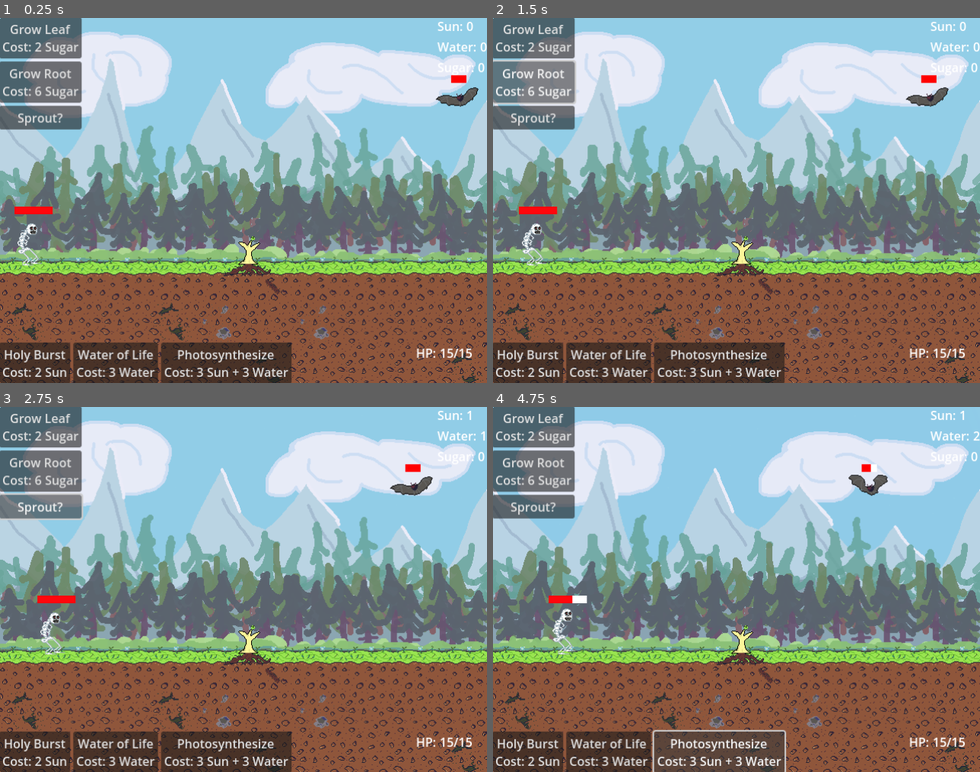
Above: before the commit, frames 1-4 (two rows, left to right).
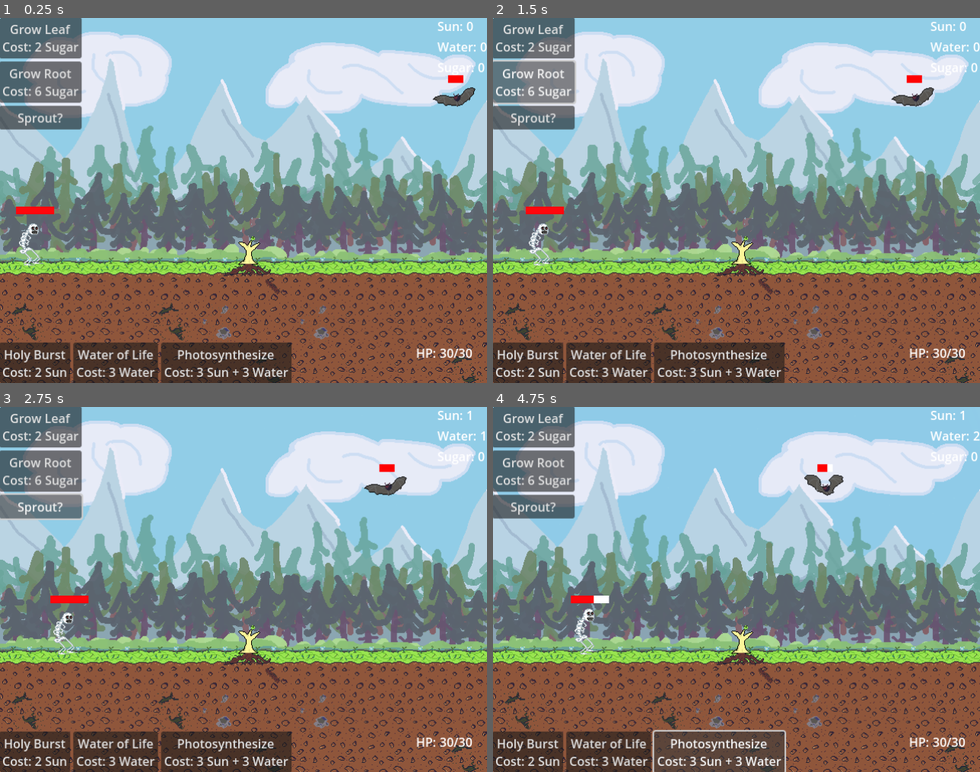
Above: after the commit, the same moments.

Repository: Naneekr/Global-Game-Jam-Vancouver-2023
Game: Godot game, scene res://Scenes/World.tscn
The game is run twice, just before and just after one commit, with the same random seed, the same clock (stepped at 60 frames per second) and the same inputs. The project has no main scene, so this scene is started directly.
Inputs:
- Up to frame 1 (0.25 s): no input
- Up to frame 2 (1.5 s): click "Grow Leaf Cost: 2 Sugar" at 0.5 s; click "Grow Root Cost: 6 Sugar" at 1.25 s
- Up to frame 3 (2.75 s): click "Sprout?" at 2 s
- Up to frame 4 (4.75 s): click "Holy Burst Cost: 2 Sun" at 2.75 s; click "Water of Life Cost: 3 Water" at 3.5 s; click "Photosynthesize Cost: 3 Sun +…" at 4.25 s

The runs differ from the first frame. In frame 1, 0.5% of the frame differs, in the area x 2-99%, y 15-94%; in frame 2, 1.0%; in frame 3, 1.2%; in frame 4, 1.5%, in the area x 11-98%, y 15-94%.

Commit message:
Enemy balance changes

Diff:
--- a/GGJV23_Roots/Scripts/Bat_AI.gd
+++ b/GGJV23_Roots/Scripts/Bat_AI.gd
@@ -2,7 +2,7 @@
 
 const MAX_HP = 40
 
-var move_speed = 0.4
+var move_speed = 0.6
 var attack_damage = 1
 var current_hp = 40
 var holy_stacks = 0
--- a/GGJV23_Roots/Scripts/Enemy_AI.gd
+++ b/GGJV23_Roots/Scripts/Enemy_AI.gd
@@ -2,7 +2,7 @@
 
 const MAX_HP = 100
 
-var move_speed = 0.2
+var move_speed = 0.3
 var attack_damage = 2
 var current_hp = 100
 var holy_stacks = 0
--- a/GGJV23_Roots/Scripts/player_controller.gd
+++ b/GGJV23_Roots/Scripts/player_controller.gd
@@ -15,11 +15,11 @@
 
 #Tree stats
 var size_level            = 0
-var max_hp                = 15
+var max_hp                = 30
 var current_leaves        = 1
 var current_total_roots   = 1
 var current_active_roots  = 1
-var current_hp            = 15
+var current_hp            = 30
 var current_water         = 0
 var current_sun           = 0
 var current_sugar         = 0
